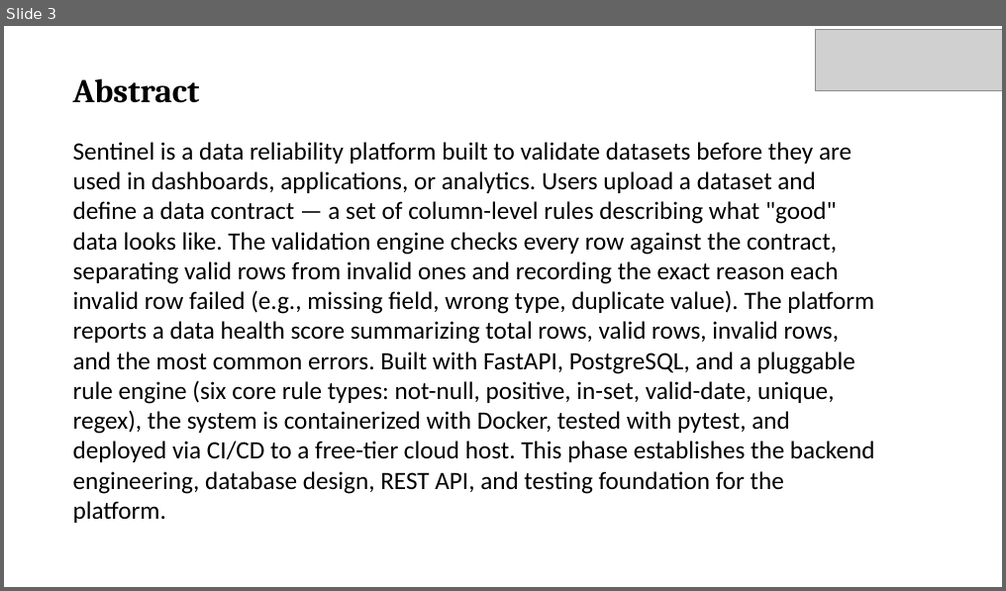
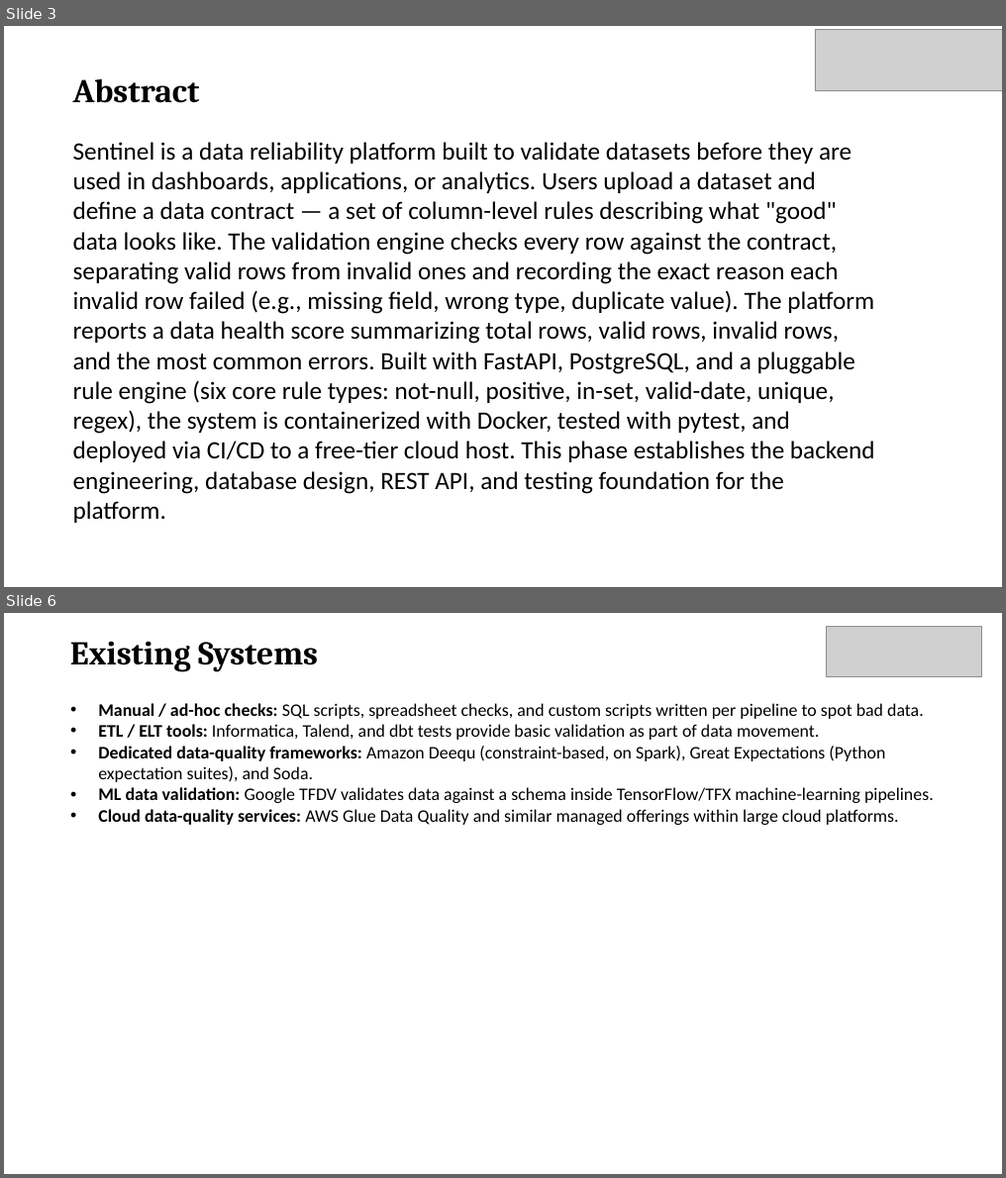
Before and after one commit to varshitha-ravuri006/Sentinel-Data-Reliability-Platform, a slide deck: Sentinel_Review.pptx. Shown one above the other, each under a label of ours: slide 3 before the commit, slides 3 and 6 after it; the slides between them are not shown. The pictures are 1006x591 and 1006x1178 pixels, drawn with LibreOffice and Linux fonts; fonts in the diff are those of the drawing; grey boxes stand for pictures. Boxes give left, top, right and bottom in pixels: in the first picture for what was removed or moved away, otherwise in the second. Text is boxed around its words. In the diff, an @@ line names an element or a change of style, - is before the commit and + after.

```diff
--- a/Sentinel_Review.pptx
+++ b/Sentinel_Review.pptx
@@ slide 6 added at (4, 613, 1002, 1174), background #FFFFFF @@
@@ text added at (70, 641, 318, 672), 32 pt, text #000000, bold @@
+Existing Systems
@@ picture added at (826, 626, 982, 676) @@
@@ text added at (98, 703, 934, 825), 17 pt, text #000000 @@
+• Manual / ad-hoc checks: SQL scripts, spreadsheet checks, and custom scripts written per pipeline to spot bad data.
+• ETL / ELT tools: Informatica, Talend, and dbt tests provide basic validation as part of data movement.
+• Dedicated data-quality frameworks: Amazon Deequ (constraint-based, on Spark), Great Expectations (Python expectation suites), and Soda.
+• ML data validation: Google TFDV validates data against a schema inside TensorFlow/TFX machine-learning pipelines.
+• Cloud data-quality services: AWS Glue Data Quality and similar managed offerings within large cloud platforms.
```
Also in this commit, not shown: 13 other slides added, 10 other files.
